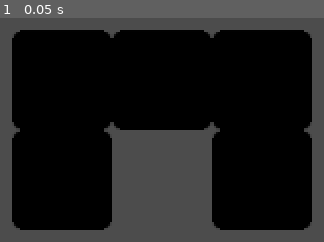
Above: before the commit, frame 1.
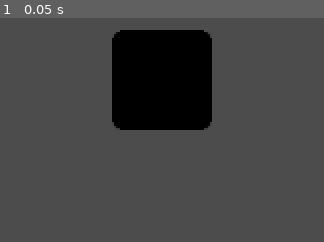
Above: after the commit, the same moment.

Repository: danboo/GodotBleedingShadows
Game: Godot game, scene res://DefaultViewport.tscn
Same seed, same stepped clock (60 frames per second), same inputs: the game is played once before the commit and once after it. The engine's default icon, where the game draws it, is replaced by a stand-in: a white triangle on a blue panel in a dark square.
Inputs:
- Up to frame 1 (0.05 s): no input

The runs differ from the first frame. In frame 1, 54% of the frame differs, in the area x 3-97%, y 5-95%.

Commit message:
Simplify scene structure

Diff:
--- a/DefaultViewport.tscn
+++ b/DefaultViewport.tscn
@@ -1,28 +1,27 @@
-[gd_scene load_steps=3 format=2]
+[gd_scene load_steps=4 format=2]
 
-[ext_resource path="res://Tile.tscn" type="PackedScene" id=1]
+[ext_resource path="res://icon.png" type="Texture" id=1]
 [ext_resource path="res://light-mask.png" type="Texture" id=2]
+
+[sub_resource type="OccluderPolygon2D" id=1]
+polygon = PoolVector2Array( -32, -32, 32, -32, 32, 32, -32, 32 )
 
 [node name="DefaultViewport" type="Node2D"]
 
-[node name="Tile" parent="." instance=ExtResource( 1 )]
+[node name="Tile" type="Node2D" parent="."]
 
-[node name="Tile2" parent="." instance=ExtResource( 1 )]
-position = Vector2( 64, 0 )
+[node name="Sprite" type="Sprite" parent="Tile"]
+modulate = Color( 0, 0, 0, 1 )
+texture = ExtResource( 1 )
 
-[node name="Tile3" parent="." instance=ExtResource( 1 )]
-position = Vector2( -64, 0 )
-
-[node name="Tile4" parent="." instance=ExtResource( 1 )]
-position = Vector2( 64, 64 )
-
-[node name="Tile5" parent="." instance=ExtResource( 1 )]
-position = Vector2( -64, 64 )
+[node name="LightOccluder2D" type="LightOccluder2D" parent="Tile/Sprite"]
+occluder = SubResource( 1 )
 
 [node name="Light2D" type="Light2D" parent="."]
 position = Vector2( 0, 64 )
 texture = ExtResource( 2 )
 texture_scale = 0.5
+energy = 1.49
 mode = 2
 shadow_enabled = true
 shadow_gradient_length = 12.0
--- a/Tile.tscn
+++ /dev/null
@@ -1,15 +0,0 @@
-[gd_scene load_steps=3 format=2]
-
-[ext_resource path="res://icon.png" type="Texture" id=1]
-
-[sub_resource type="OccluderPolygon2D" id=1]
-polygon = PoolVector2Array( -32, -32, 32, -32, 32, 32, -32, 32 )
-
-[node name="Tile" type="Node2D"]
-
-[node name="Sprite" type="Sprite" parent="."]
-modulate = Color( 0, 0, 0, 1 )
-texture = ExtResource( 1 )
-
-[node name="LightOccluder2D" type="LightOccluder2D" parent="Sprite"]
-occluder = SubResource( 1 )
